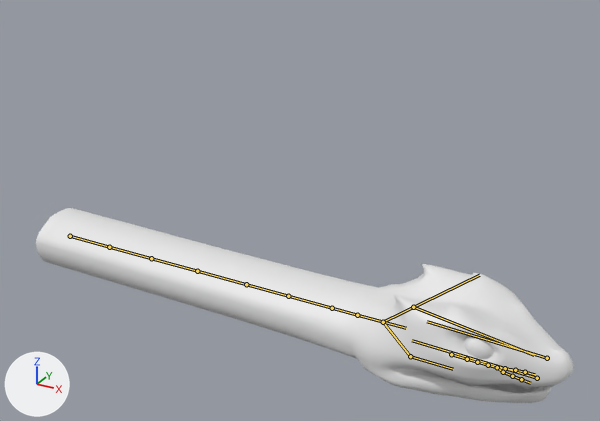
The FBX model Fortrest/Assets/Team/Liam/BOSS'S/Basalisk boss.fbx: old version first, new version second.
Before and after are seen from a 50 mm camera at (15.76, -12.91, 9.15) aimed at (8.54, 0.23, 2.58). Every picture has the same lights, and +X, +Y and +Z are marked at lower left. The bones that bend it are drawn over the model as lines.

The first picture shows 'Snake'.
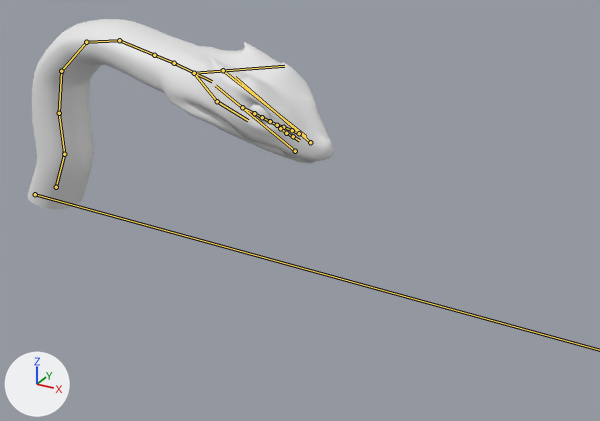
The newer file adds an action. The first version stands in its rest pose; the second is drawn at frame 1 of the action 'Armature|Cube.001Action.012'.

Where the change shows, as pixel boxes [x1, y1, x2, y2] in the pictures (600 x 421 px):
'Snake', posed (43% narrower)
    before: [36, 208, 574, 403]
    after: [28, 19, 334, 209]
bone 'Spine1', root to tip
    before: (70, 236) to (109, 247)
    after: (56, 187) to (64, 154)
bone 'Spine1.001', root to tip
    before: (109, 247) to (151, 258)
    after: (64, 154) to (59, 113)
bone 'Spine2', root to tip
    before: (151, 258) to (197, 271)
    after: (59, 113) to (61, 71)
bone 'Spine2.001', root to tip
    before: (197, 271) to (246, 284)
    after: (61, 71) to (86, 42)
bone 'spine3', root to tip
    before: (246, 284) to (288, 296)
    after: (86, 42) to (119, 40)
bone 'spine3.001', root to tip
    before: (288, 296) to (332, 308)
    after: (119, 40) to (154, 55)
bone 'spin4.001', root to tip
    before: (357, 315) to (406, 328)
    after: (174, 63) to (212, 81)
bone 'lowwer jaw', root to tip
    before: (383, 322) to (410, 356)
    after: (194, 73) to (217, 101)
bone 'jaw', root to tip
    before: (410, 356) to (453, 369)
    after: (217, 101) to (248, 120)
bone 'upper jaw', root to tip
    before: (383, 322) to (479, 275)
    after: (194, 73) to (284, 66)
bone 'head', root to tip
    before: (413, 307) to (534, 355)
    after: (223, 70) to (305, 136)
bone 'Fang1', root to tip
    before: (537, 378) to (412, 340)
    after: (295, 151) to (215, 85)
bone 'fang2', root to tip
    before: (547, 358) to (427, 321)
    after: (310, 142) to (235, 77)

The change, as a diff of the scene's bpy script:
```diff
--- a/Fortrest/Assets/Team/Liam/BOSS'S/Basalisk boss.fbx.py
+++ b/Fortrest/Assets/Team/Liam/BOSS'S/Basalisk boss.fbx.py
@@ bone_rig_object @@
 bone_rig_object = bpy.data.objects['Armature']  # the whole rig 'Armature'
-bone_rig_object.location = (0.0, 0.0, 0.0)
-bone_rig_object.scale = (1.0, 1.0, 1.0)
+bone_rig_object.location = (2.39, -1.43, -0.57)
+bone_rig_object.scale = (0.928, 0.794, 0.78)
@@ bone_root @@
 bone_root = bpy.data.objects['Armature'].pose.bones['root']
-bone_root.location = (0.0, 0.0, 0.0)
-bone_root.rotation_quaternion = (1.0, 0.0, 0.0, 0.0)  # degrees (0, 0, 0)
+bone_root.location = (1.81, 5.61, -15.78)
+bone_root.rotation_quaternion = (1.0, 0.012, 0.0, 0.0)  # degrees (1, 0, 0)
@@ bone_spine1 @@
 bone_spine1 = bpy.data.objects['Armature'].pose.bones['Spine1']  # child of 'root'
-bone_spine1.location = (0.0, 0.0, 0.0)
-bone_spine1.rotation_quaternion = (1.0, 0.0, 0.0, 0.0)  # degrees (0, 0, 0)
+bone_spine1.location = (13.3, -8.28, 0.0)
+bone_spine1.rotation_quaternion = (0.814, 0.0, 0.0, 0.581)  # degrees (0, 0, 71)
@@ bone_spine1_001 @@
 bone_spine1_001 = bpy.data.objects['Armature'].pose.bones['Spine1.001']  # child of 'Spine1'
-bone_spine1_001.rotation_quaternion = (1.0, 0.0, 0.0, 0.0)  # degrees (0, 0, 0)
+bone_spine1_001.rotation_quaternion = (0.98, -0.021, 0.004, 0.197)  # degrees (-2, 1, 23)
@@ bone_spine2 @@
 bone_spine2 = bpy.data.objects['Armature'].pose.bones['Spine2']  # child of 'Spine1.001'
-bone_spine2.rotation_quaternion = (1.0, 0.0, 0.0, 0.0)  # degrees (0, 0, 0)
+bone_spine2.rotation_quaternion = (0.995, -0.002, 0.002, -0.097)  # degrees (0, 0, -11)
@@ bone_spine2_001 @@
 bone_spine2_001 = bpy.data.objects['Armature'].pose.bones['Spine2.001']  # child of 'Spine2'
-bone_spine2_001.rotation_quaternion = (1.0, 0.0, 0.0, 0.0)  # degrees (0, 0, 0)
+bone_spine2_001.rotation_quaternion = (0.954, 0.025, 0.001, -0.299)  # degrees (3, 1, -35)
@@ bone_spine3 @@
 bone_spine3 = bpy.data.objects['Armature'].pose.bones['spine3']  # child of 'Spine2.001'
-bone_spine3.rotation_quaternion = (1.0, 0.0, 0.0, 0.0)  # degrees (0, 0, 0)
+bone_spine3.rotation_quaternion = (0.949, 0.021, 0.0, -0.314)  # degrees (2, 1, -37)
@@ bone_spine3_001 @@
 bone_spine3_001 = bpy.data.objects['Armature'].pose.bones['spine3.001']  # child of 'spine3'
-bone_spine3_001.rotation_quaternion = (1.0, 0.0, 0.0, 0.0)  # degrees (0, 0, 0)
+bone_spine3_001.rotation_quaternion = (0.98, 0.013, 0.0, -0.196)  # degrees (1, 0, -23)
@@ bone_spin4_001 @@
 bone_spin4_001 = bpy.data.objects['Armature'].pose.bones['spin4.001']  # child of 'spin4'
-bone_spin4_001.rotation_quaternion = (1.0, 0.0, 0.0, 0.0)  # degrees (0, 0, 0)
+bone_spin4_001.rotation_quaternion = (0.999, 0.0, 0.0, -0.043)  # degrees (0, 0, -5)
@@ bone_lowwer_jaw @@
 bone_lowwer_jaw = bpy.data.objects['Armature'].pose.bones['lowwer jaw']  # child of 'spin4.001'
-bone_lowwer_jaw.rotation_quaternion = (1.0, 0.0, 0.0, 0.0)  # degrees (0, 0, 0)
+bone_lowwer_jaw.rotation_quaternion = (0.992, -0.003, 0.033, 0.124)  # degrees (0, 4, 14)
@@ bone_jaw @@
 bone_jaw = bpy.data.objects['Armature'].pose.bones['jaw']  # child of 'lowwer jaw'
-bone_jaw.rotation_quaternion = (1.0, 0.0, 0.0, 0.0)  # degrees (0, 0, 0)
+bone_jaw.rotation_quaternion = (0.986, -0.011, -0.019, -0.167)  # degrees (-1, -2, -19)
@@ bone_upper_jaw @@
 bone_upper_jaw = bpy.data.objects['Armature'].pose.bones['upper jaw']  # child of 'spin4.001'
-bone_upper_jaw.rotation_quaternion = (1.0, 0.0, 0.0, 0.0)  # degrees (0, 0, 0)
+bone_upper_jaw.rotation_quaternion = (0.997, 0.0, 0.0, -0.077)  # degrees (0, 0, -9)
@@ bone_head @@
 bone_head = bpy.data.objects['Armature'].pose.bones['head']  # child of 'upper jaw'
-bone_head.rotation_quaternion = (1.0, 0.0, 0.0, 0.0)  # degrees (0, 0, 0)
+bone_head.rotation_quaternion = (1.0, 0.0, 0.0, 0.019)  # degrees (0, 0, 2)
@@ bone_fang1 @@
 bone_fang1 = bpy.data.objects['Armature'].pose.bones['Fang1']  # child of 'upper jaw'
-bone_fang1.location = (0.0, 0.0, 0.0)
-bone_fang1.rotation_quaternion = (1.0, 0.0, 0.0, 0.0)  # degrees (0, 0, 0)
-bone_fang1.scale = (1.0, 1.0, 1.0)
+bone_fang1.location = (0.02, 0.08, 0.02)
+bone_fang1.rotation_quaternion = (0.999, 0.047, 0.0, 0.0)  # degrees (5, 0, 0)
+bone_fang1.scale = (0.97, 0.97, 0.97)
@@ bone_fang2 @@
 bone_fang2 = bpy.data.objects['Armature'].pose.bones['fang2']  # child of 'upper jaw'
-bone_fang2.location = (0.0, 0.0, 0.0)
-bone_fang2.rotation_quaternion = (1.0, 0.0, 0.0, 0.0)  # degrees (0, 0, 0)
-bone_fang2.scale = (1.0, 1.0, 1.0)
+bone_fang2.location = (-0.02, 0.08, 0.02)
+bone_fang2.rotation_quaternion = (0.998, 0.059, 0.001, 0.0)  # degrees (7, 0, 0)
+bone_fang2.scale = (0.97, 0.97, 0.97)
```
